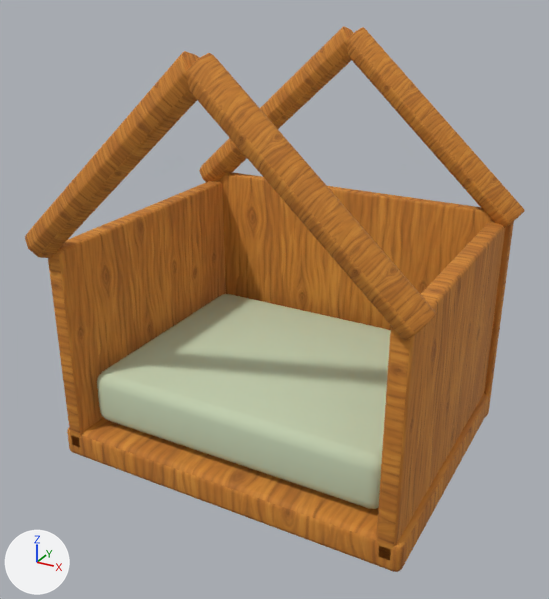
What one commit did to the glTF model public/models/furniture/dog-house-bed.glb.
Rendered twice from a 50 mm lens placed at (0.679, -1.287, 0.969), pointed at (-0.006, -0.042, 0.347). The axes (+X, +Y, +Z) are drawn at lower left. The lights are the same throughout. The older version comes first.

In view in the first picture: 'dog-house-bed'.
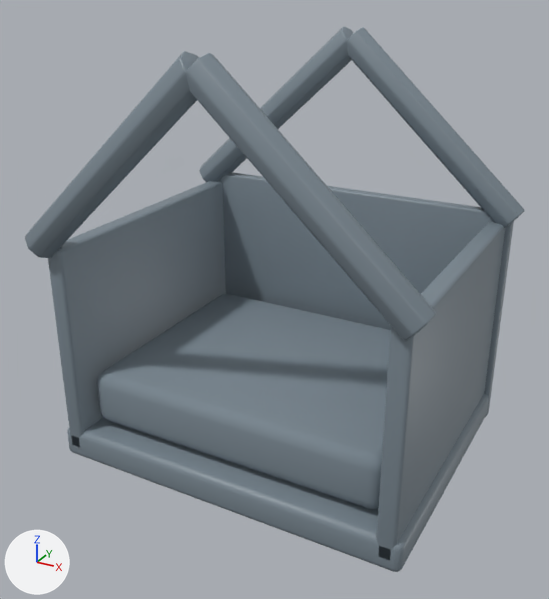
Location of each change, [x1, y1, x2, y2] in pixels of the pictures (549 x 599 px):
'dog-house-bed', surface changed, recoloured
    both: [25, 26, 525, 572]

What changed in the scene script:
```text
Change mat_wood_honey_textured:
    remove mat_wood_honey_textured.texture = img_handpainted_honey_oak
    add mat_wood_honey_textured.base_color = (0.2, 0.25, 0.29)  # grey #7c8993
    mat_wood_honey_textured.roughness: 0.82 -> 0.47
Change mat_upholstery_textured:
    mat_upholstery_textured.base_color: (0.56, 0.65, 0.45) -> (0.2, 0.25, 0.29)  # pale green #c5d3b3 -> grey #7c8993
```
